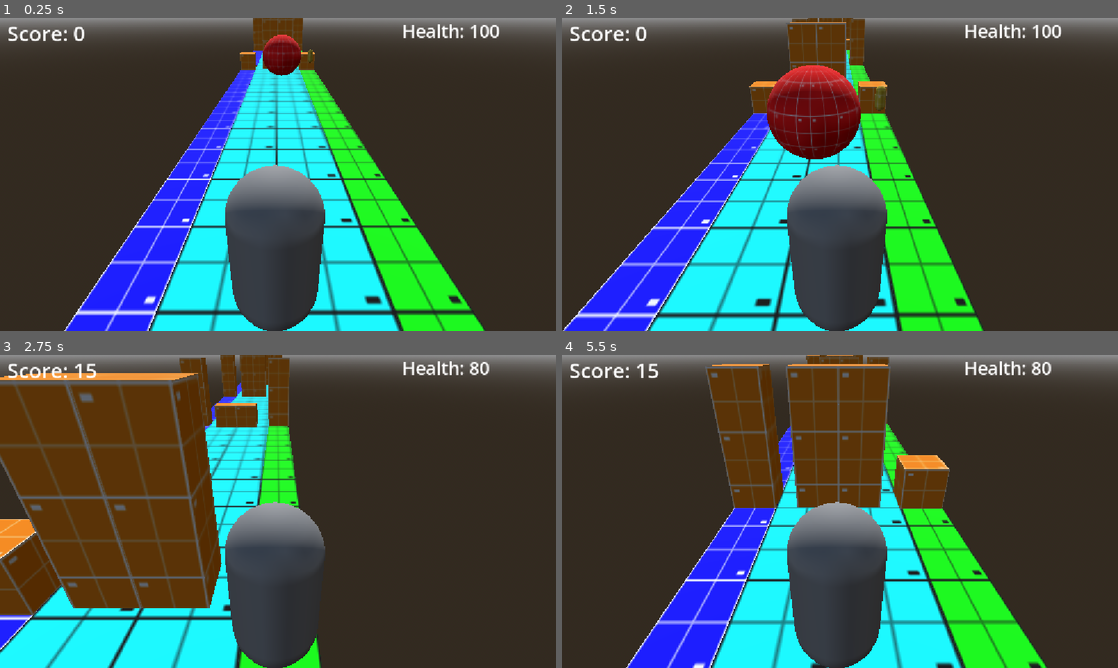
Above: before the commit, frames 1-4 (two rows, left to right).
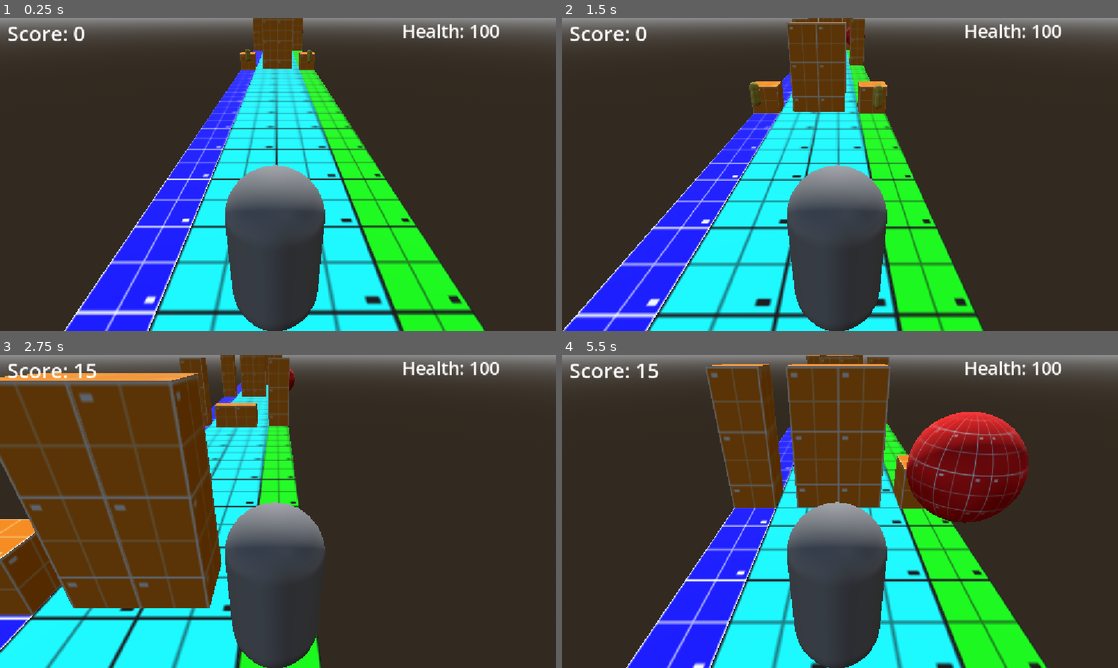
Above: after the commit, the same moments.

Repository: casualxcrisis/slash-dash
Game: Godot game, scene res://levels/prototype_level.tscn
Two runs of this game, one before a commit and one after it. Both use one fixed random seed, a clock stepped at 60 frames per second and the inputs below.
Inputs:
- Up to frame 1 (0.25 s): no input
- Up to frame 2 (1.5 s): hold D (move_right) 0.53-1.28 s; tap S (attack) at 0.6, 1.35 s; tap W (jump) at 0.77 s; hold A (move_left) from 1.28 s (still down)
- Up to frame 3 (2.75 s): tap W (jump) at 1.52 s; release A (move_left) at 2.03 s; hold D (move_right) from 2.03 s (still down); tap S (attack) at 2.1 s
- Up to frame 4 (5.5 s): tap S (attack) every 0.75 s from 2.85 to 5.1 s; tap W (jump) at 3.02, 3.77, 4.52 s; release D (move_right) at 3.53 s; hold A (move_left) from 3.53 s (still down)

The runs differ from the first frame. In frame 1, 0.7% of the frame differs, in the area x 44-57%, y 3-19%; in frame 2, 4.1%; in frame 3, 0.2%; in frame 4, 6.1%, in the area x 62-90%, y 2-54%.

Commit message:
Added condition where if player is at full health, health pickups earn points. Also moved around some obstacles in the test level, the enemy and pickup placements, etc.

Diff:
--- a/assets/scripts/pickups/pickup_health.gd
+++ b/assets/scripts/pickups/pickup_health.gd
@@ -5,5 +5,8 @@
 
 func _on_pickup_area_area_entered(area: Area3D) -> void:
 	if area.is_in_group("player"):
-		Global.player_health += 10
+		if Global.player_health < 100:
+			Global.player_health += 10
+		elif Global.player_health == 100:
+			Global.player_score += 10
 		self.queue_free()
--- a/levels/prototype_level.tscn
+++ b/levels/prototype_level.tscn
@@ -54,7 +54,7 @@
 transform = Transform3D(1, 0, 0, 0, 1, 0, 0, 0, 1, 0.23618817, 1.5395067, -4.631214)
 
 [node name="TempEnemy" parent="Obstacles/Enemies" unique_id=248807533 instance=ExtResource("2_i5e4g")]
-transform = Transform3D(1, 0, 0, 0, 1, 0, 0, 0, 1, 0, 0, -9.073025)
+transform = Transform3D(0.99998146, 0, 0.0060890936, 0, 1, 0, -0.0060890936, 0, 0.99998146, 2.0314617, 0, -34.884624)
 
 [node name="Jump" type="Node3D" parent="Obstacles" unique_id=789942965]
 
@@ -100,7 +100,7 @@
 transform = Transform3D(1, 0, 0, 0, 1, 0, 0, 0, 1, -1.9869865, 1.6557851, -80.61001)
 
 [node name="temp_dodge_block26" parent="Obstacles/Dodge" unique_id=368902042 instance=ExtResource("5_qd0o6")]
-transform = Transform3D(1, 0, 0, 0, 1, 0, 0, 0, 1, 1.9688147, 1.6557851, -87.5324)
+transform = Transform3D(1, 0, 0, 0, 1, 0, 0, 0, 1, 1.9688147, 1.6557851, -88.39414)
 
 [node name="temp_dodge_block22" parent="Obstacles/Dodge" unique_id=577487295 instance=ExtResource("5_qd0o6")]
 transform = Transform3D(1, 0, 0, 0, 1, 0, 0, 0, 1, -0.4855144, 1.6557851, -80.61001)
@@ -109,19 +109,19 @@
 transform = Transform3D(1, 0, 0, 0, 1, 0, 0, 0, 1, 0.5055866, 1.6557851, -80.61001)
 
 [node name="temp_dodge_block27" parent="Obstacles/Dodge" unique_id=407838038 instance=ExtResource("5_qd0o6")]
-transform = Transform3D(1, 0, 0, 0, 1, 0, 0, 0, 1, -1.9869865, 1.6557851, -94.24798)
+transform = Transform3D(1, 0, 0, 0, 1, 0, 0, 0, 1, -1.9869865, 1.6557851, -96.6244)
 
 [node name="temp_dodge_block28" parent="Obstacles/Dodge" unique_id=473530460 instance=ExtResource("5_qd0o6")]
-transform = Transform3D(1, 0, 0, 0, 1, 0, 0, 0, 1, -0.4855144, 1.6557851, -94.24798)
+transform = Transform3D(1, 0, 0, 0, 1, 0, 0, 0, 1, -0.4855144, 1.6557851, -96.6244)
 
 [node name="temp_dodge_block29" parent="Obstacles/Dodge" unique_id=113570985 instance=ExtResource("5_qd0o6")]
-transform = Transform3D(1, 0, 0, 0, 1, 0, 0, 0, 1, 0.5055866, 1.6557851, -94.24798)
+transform = Transform3D(1, 0, 0, 0, 1, 0, 0, 0, 1, 0.5055866, 1.6557851, -96.6244)
 
 [node name="temp_dodge_block24" parent="Obstacles/Dodge" unique_id=163408415 instance=ExtResource("5_qd0o6")]
-transform = Transform3D(1, 0, 0, 0, 1, 0, 0, 0, 1, -0.4855144, 1.6557851, -87.47489)
+transform = Transform3D(1, 0, 0, 0, 1, 0, 0, 0, 1, -0.4855144, 1.6557851, -88.33663)
 
 [node name="temp_dodge_block25" parent="Obstacles/Dodge" unique_id=1240546853 instance=ExtResource("5_qd0o6")]
-transform = Transform3D(1, 0, 0, 0, 1, 0, 0, 0, 1, 0.5055866, 1.6557851, -87.47489)
+transform = Transform3D(1, 0, 0, 0, 1, 0, 0, 0, 1, 0.5055866, 1.6557851, -88.33663)
 
 [node name="temp_dodge_block18" parent="Obstacles/Dodge" unique_id=1230198868 instance=ExtResource("5_qd0o6")]
 transform = Transform3D(1, 0, 0, 0, 1, 0, 0, 0, 1, 2.0071425, 1.6557851, -75.09499)
@@ -173,7 +173,7 @@
 [node name="Coins" type="Node3D" parent="Pickups" unique_id=106072967]
 
 [node name="PickupCoin" parent="Pickups/Coins" unique_id=82873739 instance=ExtResource("7_pvbb1")]
-transform = Transform3D(1, 0, 0, 0, 1, 0, 0, 0, 1, 1.9836655, 1.2246853, -16.22847)
+transform = Transform3D(1, 0, 0, 0, 1, 0, 0, 0, 1, -1.8605287, 1.2246853, -16.701843)
 
 [node name="Health" type="Node3D" parent="Pickups" unique_id=1270790928]
 
@@ -185,3 +185,6 @@
 fall_acceleration = 82
 
 [node name="PlaceHolderSky" parent="." unique_id=1052989512 instance=ExtResource("2_ycx7s")]
+
+[node name="PickupCoin" parent="." unique_id=1515904462 instance=ExtResource("7_pvbb1")]
+transform = Transform3D(1, 0, 0, 0, 1, 0, 0, 0, 1, 1.9686358, 1.1598741, -16.658154)
